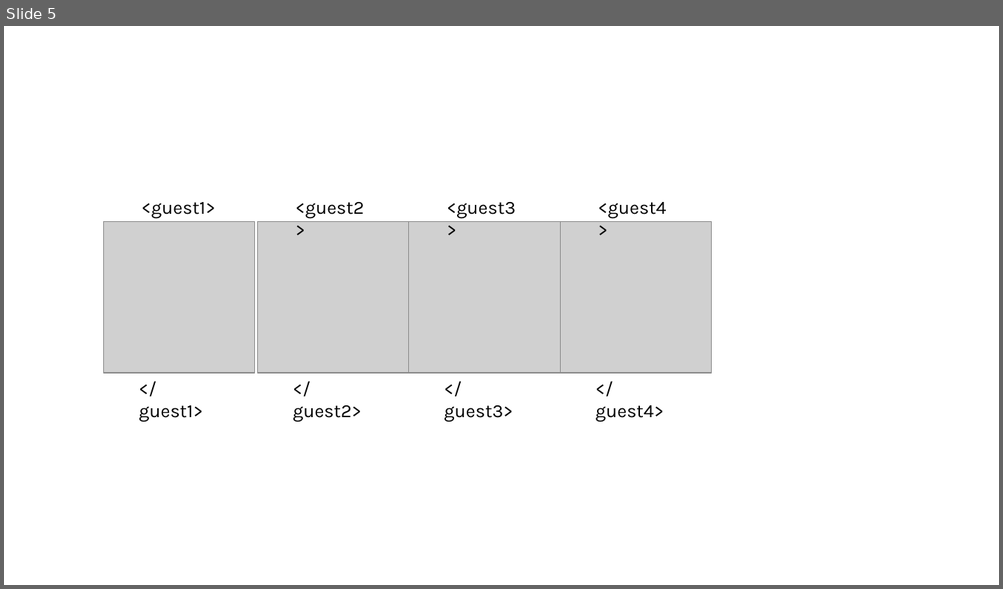
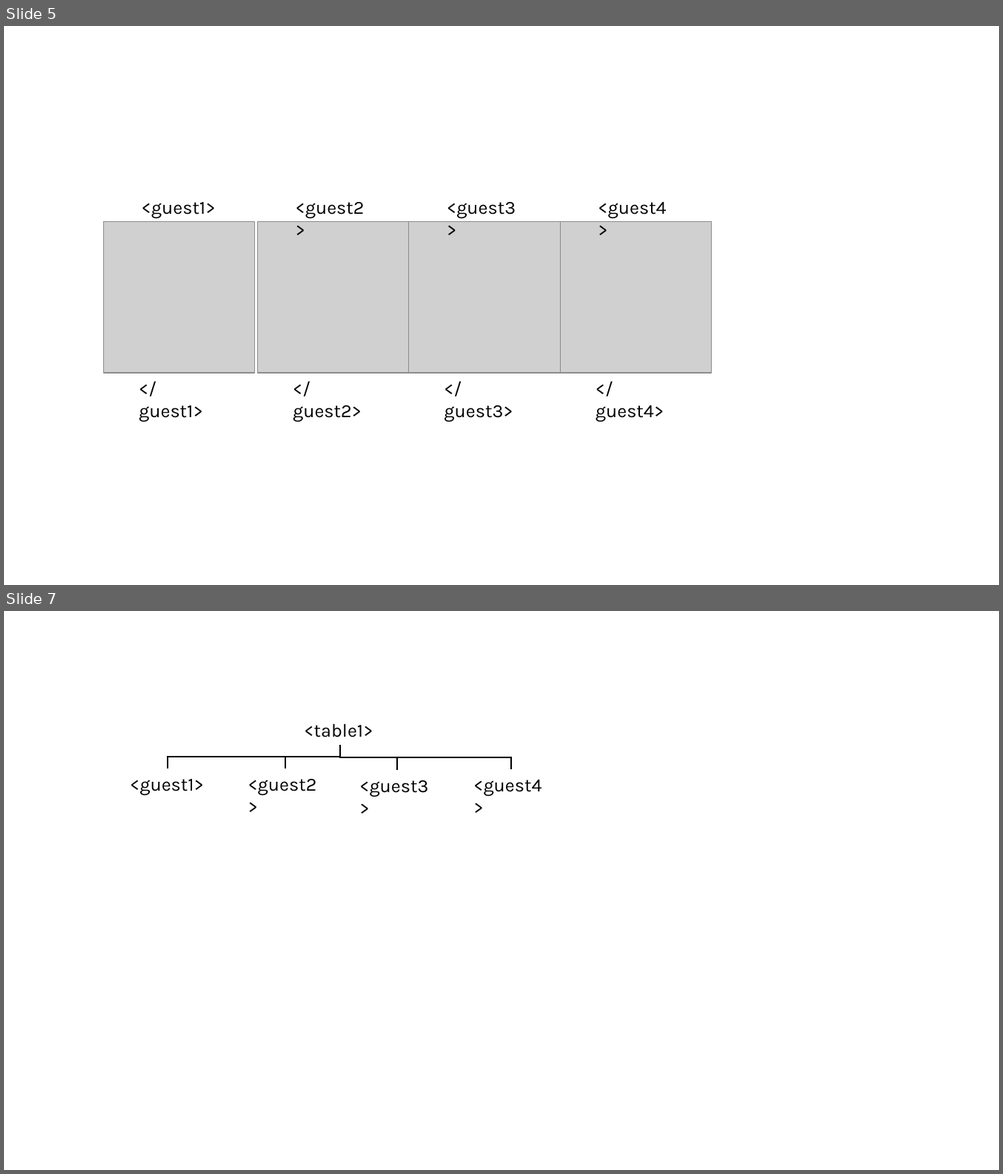
Before and after one commit to ehilzinger/Lectures, a slide deck: static/files/graphics.pptx. Shown one above the other, each under a label of ours: slide 5 before the commit, slides 5 and 7 after it; the slides between them are not shown. The pictures are 1003x589 and 1003x1174 pixels, drawn with LibreOffice and Linux fonts; fonts in the diff are those of the drawing; grey boxes stand for pictures. Boxes give left, top, right and bottom in pixels: in the first picture for what was removed or moved away, otherwise in the second. Text is boxed around its words. In the diff, an @@ line names an element or a change of style, - is before the commit and + after.

```diff
--- a/static/files/graphics.pptx
+++ b/static/files/graphics.pptx
@@ slide 7 added at bbox=[4, 611, 999, 1170], background #FFFFFF @@
@@ text added at bbox=[304, 723, 373, 738], 18 pt, text #000000 @@
+<table1>
@@ elbow line added from (341, 745) to (168, 769), #000000 1.5 pt @@
@@ elbow line added from (341, 745) to (285, 769), #000000 1.5 pt @@
@@ elbow line added from (341, 745) to (397, 771), #000000 1.5 pt @@
@@ elbow line added from (341, 745) to (512, 770), #000000 1.5 pt @@
@@ text added at bbox=[130, 779, 204, 795], 18 pt, text #000000 @@
+<guest1>
@@ text added at bbox=[248, 779, 317, 795], 18 pt, text #000000 @@
+<guest2>
@@ text added at bbox=[359, 780, 428, 797], 18 pt, text #000000 @@
+<guest3>
@@ text added at bbox=[473, 780, 541, 796], 18 pt, text #000000 @@
+<guest4>
```
Also in this commit, not shown: 1 slide changed, 2 other slides added, 6 other files.
